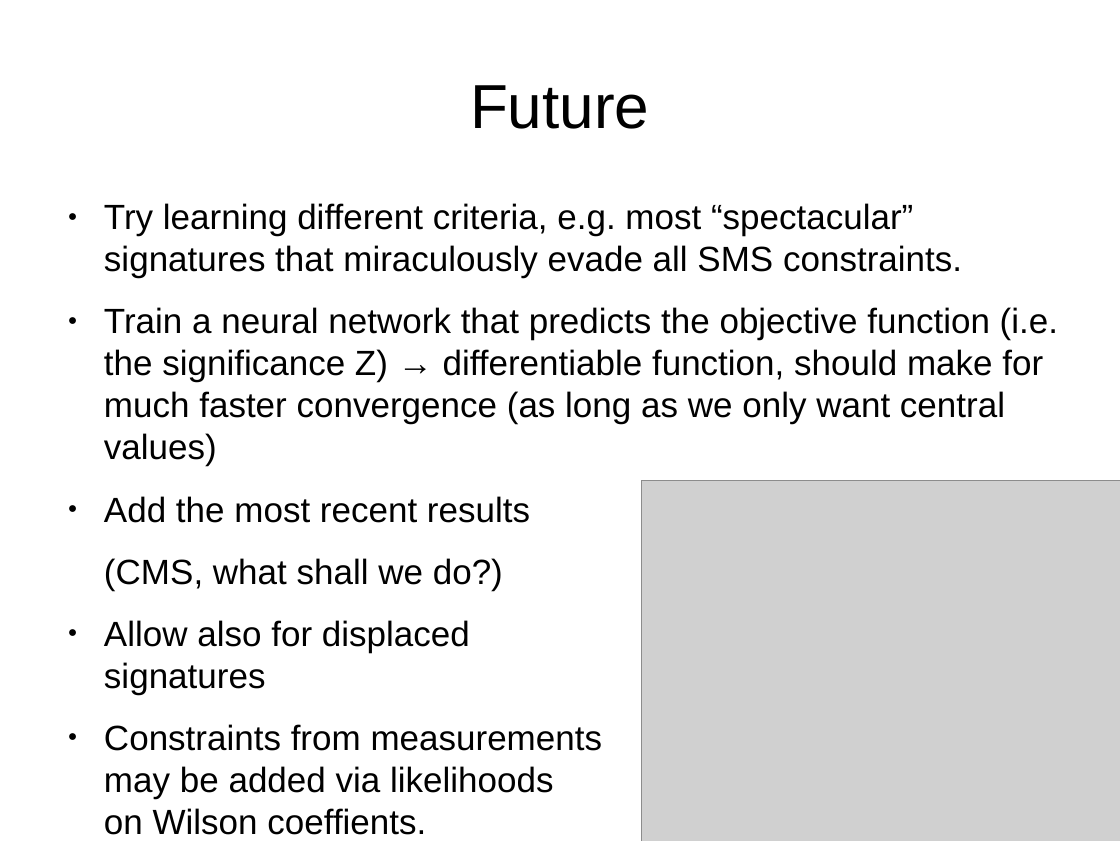
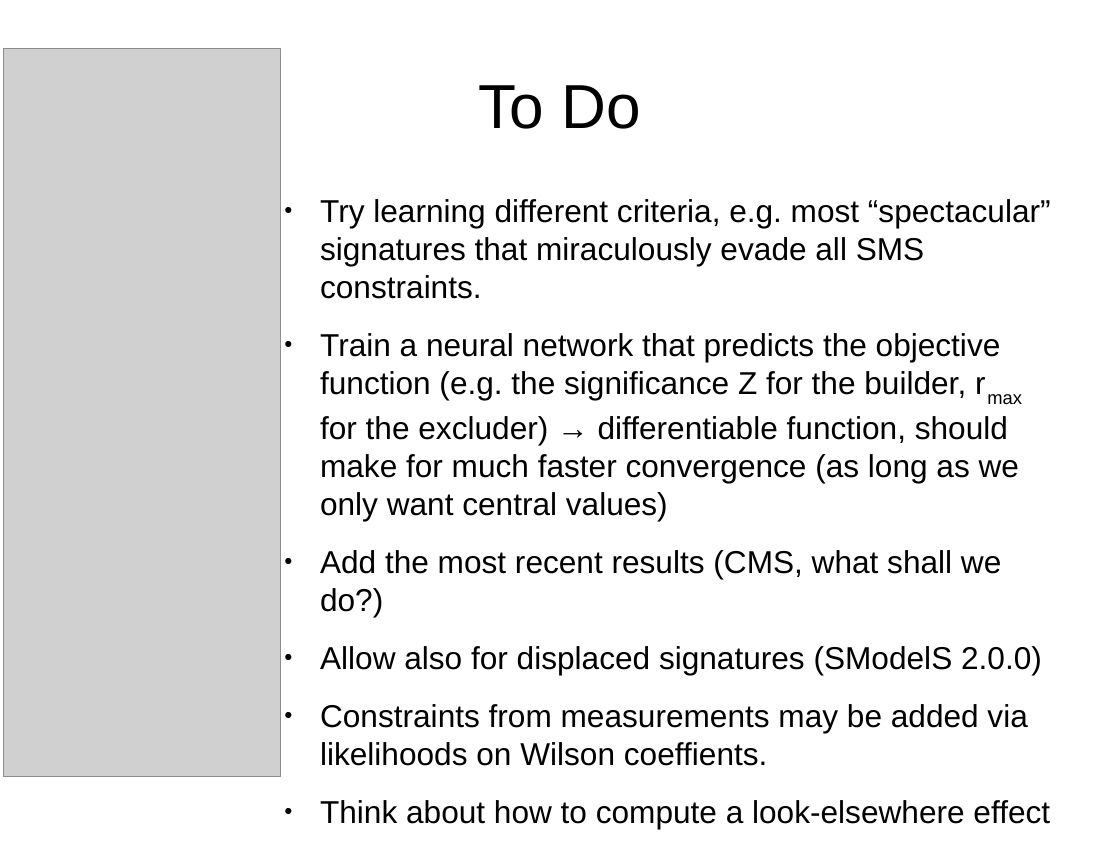
Before and after one commit to SModelS/smodels-utils, a slide deck: slide 17 of combinations/amb.odp (slide 13 before the commit). Drawn at 1120x841 pixels with LibreOffice and Linux fonts; fonts in the diff are those of the drawing; grey boxes stand for pictures. Boxes give left, top, right and bottom in pixels: in the first picture for what was removed or moved away, otherwise in the second. Text is boxed around its words. In the diff, an @@ line names an element or a change of style, - is before the commit and + after.

```diff
--- a/combinations/amb.odp
+++ b/combinations/amb.odp
@@ picture resized from (x1=641, y1=480, x2=1120, y2=841) to (x1=3, y1=48, x2=279, y2=776) @@
@@ title at (x1=479, y1=85, x2=640, y2=129): text changed @@
-Future
+To Do
@@ text "Try learning different criteria, e.g. ..." moved from (x1=104, y1=203, x2=1058, y2=835) to (x1=320, y1=199, x2=1051, y2=829) @@
@@ text at (x1=320, y1=199, x2=1051, y2=766): size 24.8 to 22.4 pt in "Try learning different criteria, e.g. most “spectacular” ...", "Constraints from measurements may be added via ..." @@
@@ text at (x1=320, y1=333, x2=1042, y2=675): text changed; size 24.8 to 22.4 pt @@
-● Train a neural network that predicts the objective function (i.e. the significance Z) → differentiable function, should make for much faster convergence (as long as we only want central values)
-● Add the most recent results
-(CMS, what shall we do?)
-● Allow also for displaced
-  signatures
+● Train a neural network that predicts the objective function (e.g. the significance Z for the builder, rmax for the excluder) → differentiable function, should make for much faster convergence (as long as we only want central values)
+● Add the most recent results (CMS, what shall we do?)
+● Allow also for displaced signatures (SModelS 2.0.0)
@@ text at (x1=320, y1=800, x2=1050, y2=829): paragraphs added @@
+● Think about how to compute a look-elsewhere effect
+● Long term vision: to have a full, real sample of a posterior in model space
```
Also in this commit, not shown: 6 other slides changed, 4 slides added, 2 other files.
